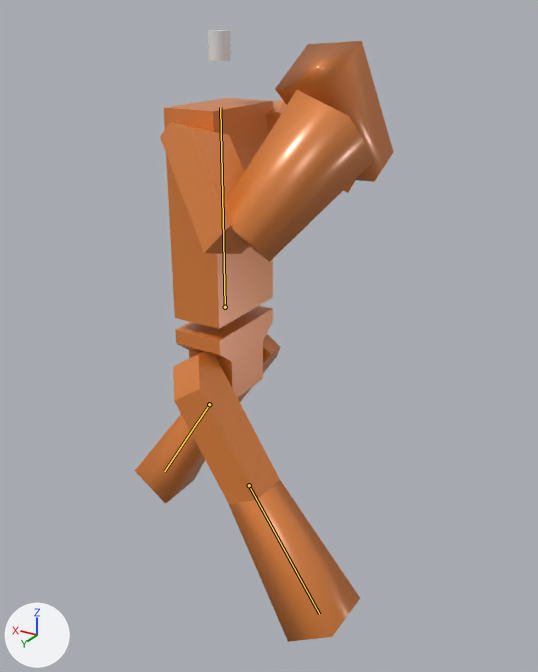
Renders of the Blender file BlendFiles/Stickman1.blend from each side of a commit.
Camera for both pictures: a 50 mm camera at (-8.12, 11.8, 10.49) aimed at (-0.77, -0.45, 4.37). Arrows for +X, +Y and +Z are at lower left; the lights stay in place. The first picture is the older version. Both versions are drawn at frame 50 of the action 'walking2.001'; the numbers are the values there. The bones that change are drawn over the model as lines.
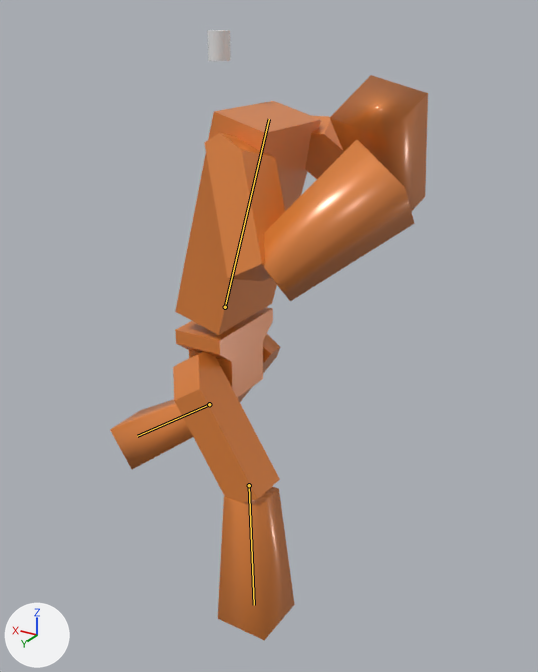
Location of each change, [x1, y1, x2, y2] in pixels of the pictures (538 x 672 px):
'Cube.006', posed (6% shorter): before [228, 90, 375, 262]; after [262, 140, 415, 301]
'Cube.005', posed (34% wider): before [164, 98, 273, 329]; after [175, 101, 321, 335]
'Cube.002', posed (41% narrower): before [229, 480, 360, 642]; after [218, 486, 295, 640]
'Cube.007', posed (9% narrower, 12% taller): before [160, 122, 249, 254]; after [204, 133, 285, 281]
'Cube.008', posed: before [275, 41, 393, 182]; after [330, 75, 428, 212]
'Cube', posed (18% wider, 21% shorter): before [135, 415, 205, 504]; after [110, 399, 193, 469]
bone 'Bone', root to tip: before (225, 307) to (220, 107); after (225, 307) to (269, 119)
bone 'Bone.009', root to tip: before (209, 404) to (164, 471); after (209, 404) to (137, 436)
bone 'Bone.012', root to tip: before (249, 485) to (319, 614); after (249, 485) to (254, 605)

The change, as a list of edits to the scene's bpy script:
```text
Change bone_bone:
    where bone_bone = bpy.data.objects['Armature'].pose.bones['Bone']
    bone_bone.rotation_quaternion: (1.0, 0.0, 0.0, 0.0) -> (0.991, 0.0, 0.0, 0.133)  # degrees (0, 0, 0) -> degrees (0, 0, 15)
Change bone_bone_009:
    where bone_bone_009 = bpy.data.objects['Armature'].pose.bones['Bone.009']  # child of 'Bone.008'
    bone_bone_009.rotation_quaternion: (1.0, 0.0, 0.0, 0.022) -> (0.984, 0.0, 0.006, -0.179)  # degrees (0, 0, 2) -> degrees (0, 1, -21)
Change bone_bone_012:
    where bone_bone_012 = bpy.data.objects['Armature'].pose.bones['Bone.012']  # child of 'Bone.011'
    bone_bone_012.rotation_quaternion: (1.0, -0.008, -0.006, 0.004) -> (0.962, -0.001, -0.012, -0.271)  # degrees (-1, -1, 1) -> degrees (0, -1, -31)
```
